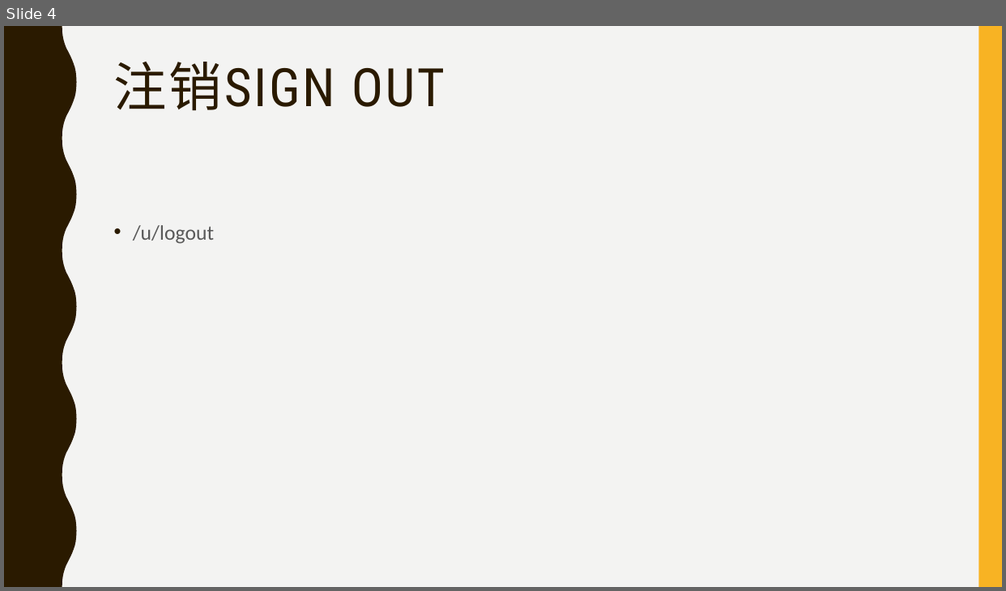
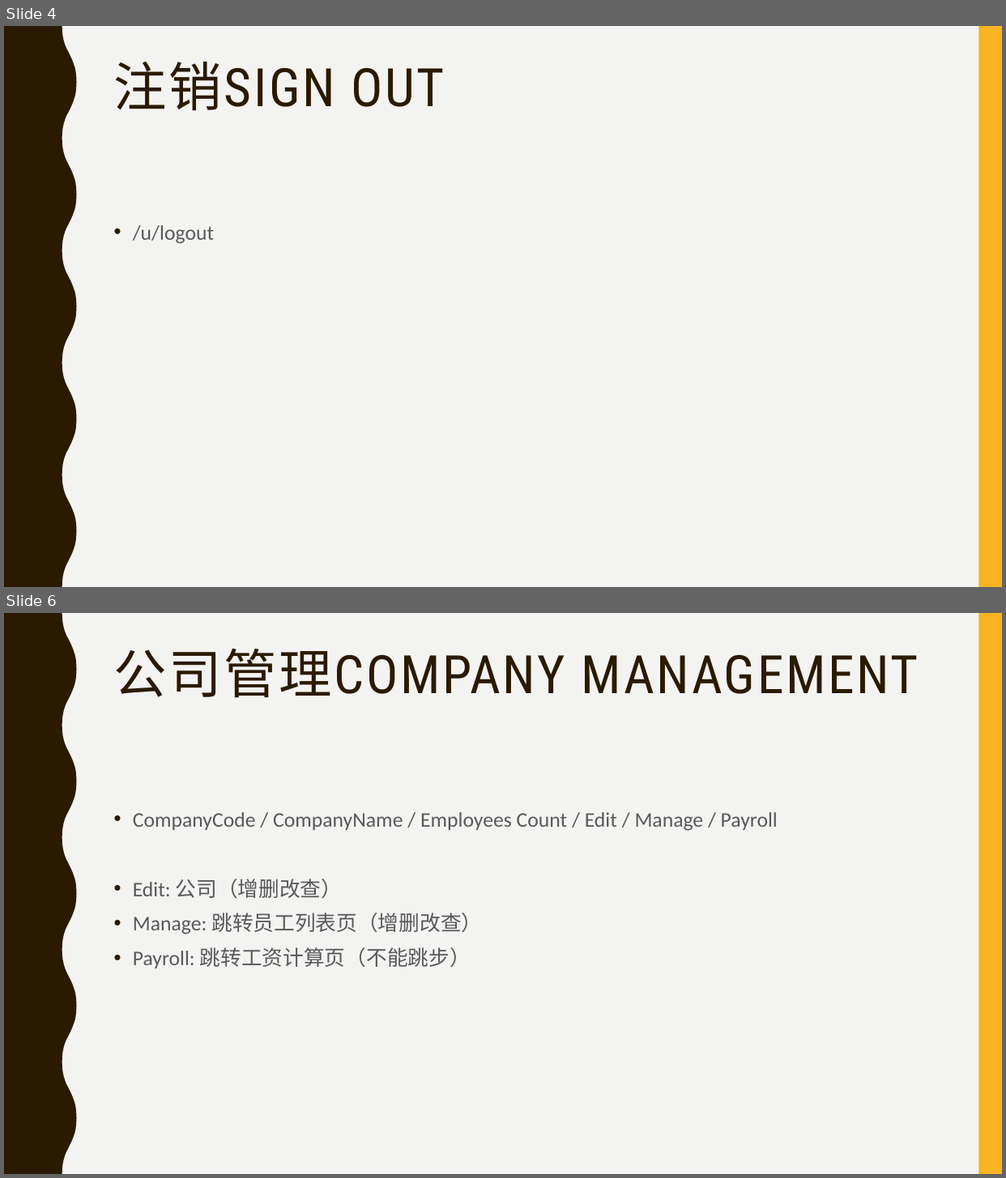
Before and after one commit to payrolls/payrolls.github.io, a slide deck: doc/Payroll Web UI.pptx. Shown one above the other, each under a label of ours: slide 4 before the commit, slides 4 and 6 after it; the slides between them are not shown. The pictures are 1006x591 and 1006x1178 pixels, drawn with LibreOffice and Linux fonts; fonts in the diff are those of the drawing. Boxes give left, top, right and bottom in pixels: in the first picture for what was removed or moved away, otherwise in the second. Text is boxed around its words. In the diff, an @@ line names an element or a change of style, - is before the commit and + after.

```diff
--- a/doc/Payroll Web UI.pptx
+++ b/doc/Payroll Web UI.pptx
@@ slide 6 added at <box>4,613,1002,1174</box>, background #F3F3F2; not listed: 2 template elements that a slide beside it also shows @@
@@ title added at <box>114,649,918,698</box>, 51 pt, text #2A1A00 @@
+公司管理COMPANY MANAGEMENT
@@ text added at <box>133,812,778,969</box>, 20 pt, text #595959 @@
+• CompanyCode / CompanyName / Employees Count / Edit / Manage / Payroll
+• Edit: 公司（增删改查）
+• Manage: 跳转员工列表页（增删改查）
+• Payroll: 跳转工资计算页（不能跳步）
```
Also in this commit, not shown: 1 slide changed, 3 other slides added, 1 slide removed.
